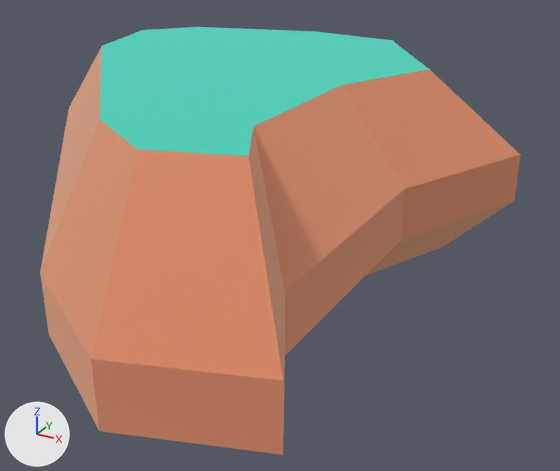
Before and after pictures for a commit that changed the glTF model models/act3/ember-ridge/rock-large.glb.
The view is the same before and after, from a 50 mm lens placed at (0.598, -0.887, 0.424), pointed at (0.106, 0.007, -0.023). Arrows for +X, +Y and +Z are at lower left; the lights stay in place. The picture after the commit comes second.

In view in the first picture: 'rock_largeA'.
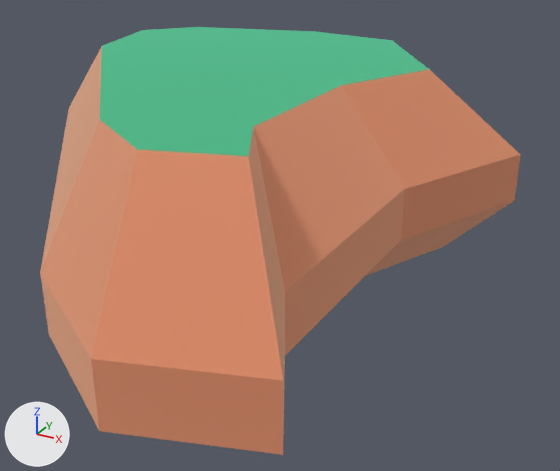
Diff of the bpy script that builds the scene:
```diff
--- a/models/act3/ember-ridge/rock-large.glb.py
+++ b/models/act3/ember-ridge/rock-large.glb.py
@@ mat_grass @@
 mat_grass = principled_material('grass')
-mat_grass.base_color = (0.173, 0.847, 0.722)  # cyan #73eddd
+mat_grass.base_color = (0.163, 0.713, 0.436)  # green #70dcb0
 mat_grass.metallic = 1.0
```

Pixel boxes (x1, y1, x2, y2) of what changed, in the pictures (560 x 471 px):
'rock_largeA', recoloured (cyan to green)
    both: (97, 27, 431, 159)
